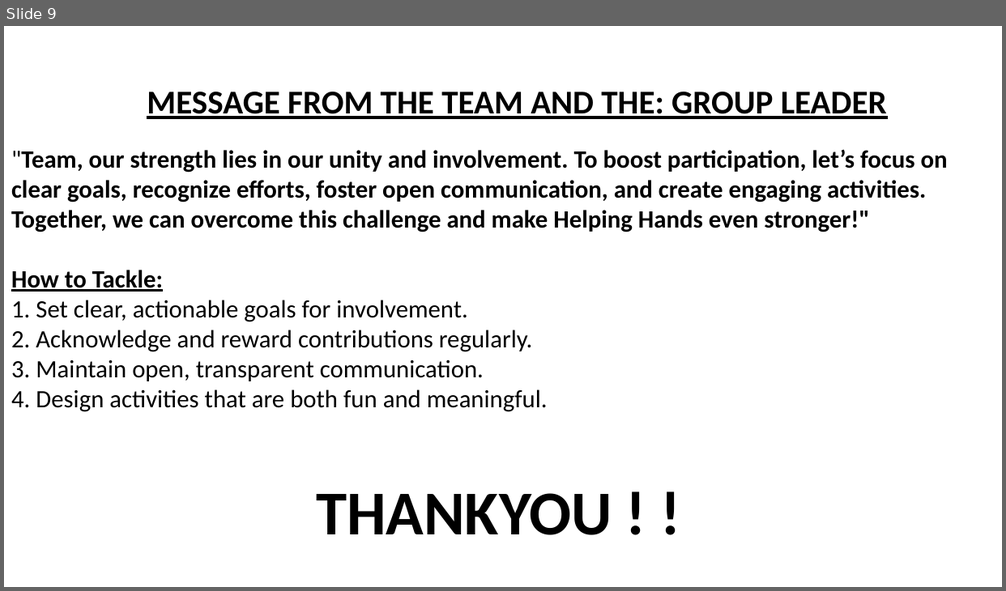
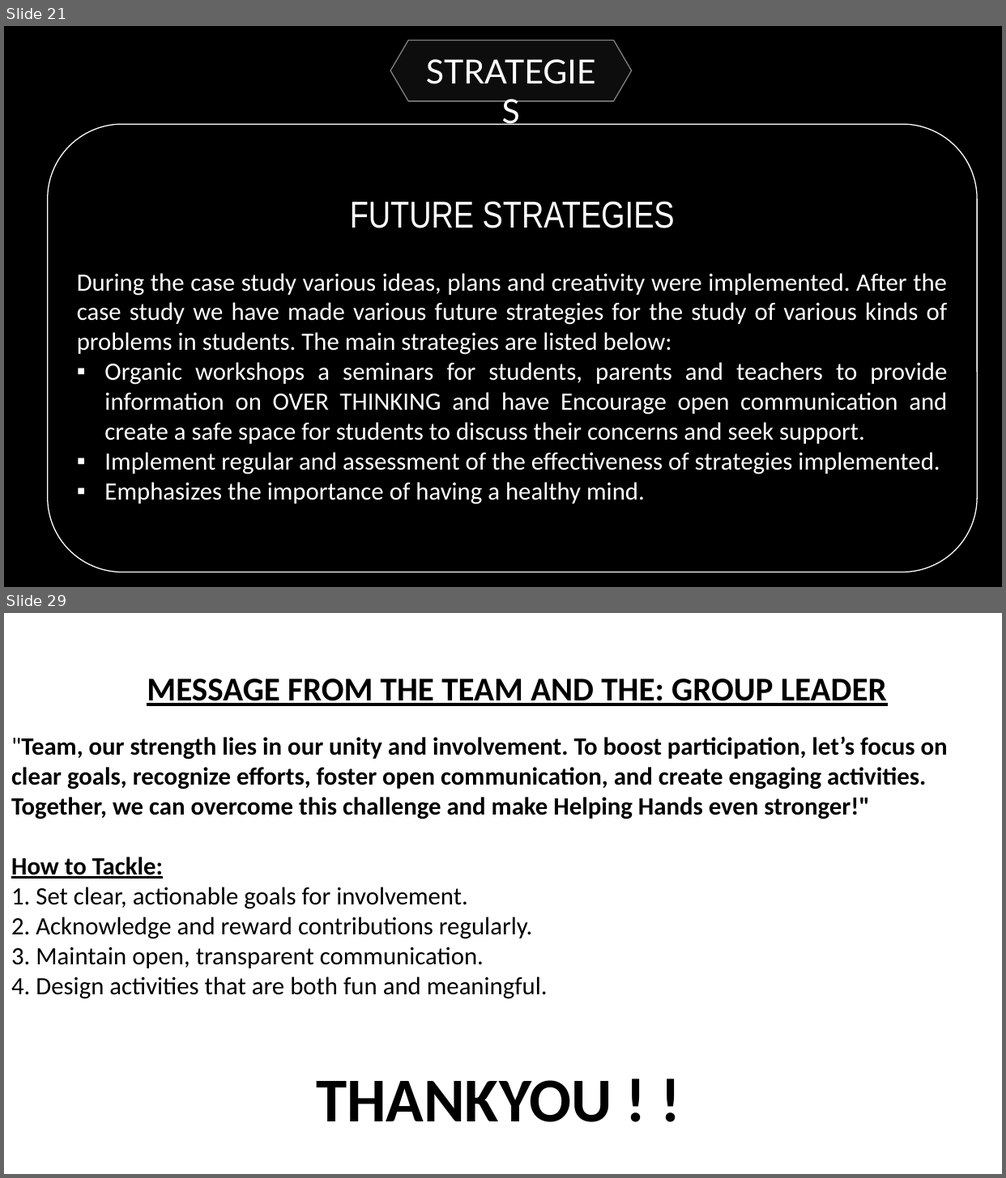
Before and after one commit to Sudeepdeve/Why-Why-, a slide deck: final.pptx. Shown one above the other, each under a label of ours: slide 9 before the commit, slides 21 and 29 after it; the slides between them are not shown. The pictures are 1006x591 and 1006x1178 pixels, drawn with LibreOffice and Linux fonts; fonts in the diff are those of the drawing. Boxes give left, top, right and bottom in pixels: in the first picture for what was removed or moved away, otherwise in the second. Text is boxed around its words. In the diff, an @@ line names an element or a change of style, - is before the commit and + after.

```diff
--- a/final.pptx
+++ b/final.pptx
@@ slide 21 added at <box>4,26,1002,587</box>, background #000000 @@
@@ hexagon added at <box>390,41,632,101</box>, fill #FFFFFF at 5% opacity, outline #FFFFFF 1 pt @@
@@ rounded rectangle added at <box>48,124,978,573</box>, outline #FFFFFF 1 pt, 24 pt, text #FFFFFF @@
+FUTURE STRATEGIES
+During the case study various ideas, plans and creativity were implemented. After the case study we have made various future strategies for the study of various kinds of problems in students. The main strategies are listed below:
+▪ Organic workshops a seminars for students, parents and teachers to provide information on OVER THINKING and have Encourage open communication and create a safe space for students to discuss their concerns and seek support.
+▪ Implement regular and assessment of the effectiveness of strategies implemented.
+▪ Emphasizes the importance of having a healthy mind.
@@ text added at <box>483,201,675,228</box>, 32 pt, text #FFFFFF @@
+STRATEGIES
@@ what was slide 9 is now slide 29 @@
```
Also in this commit, not shown: 19 other slides added.
